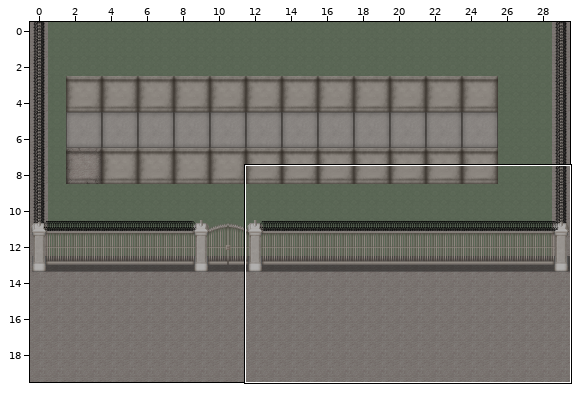
Tiled map -- assets/sk.tmx. The picture above shows the old version from afar; the outline marks the close-up.
Close-up. Old version:
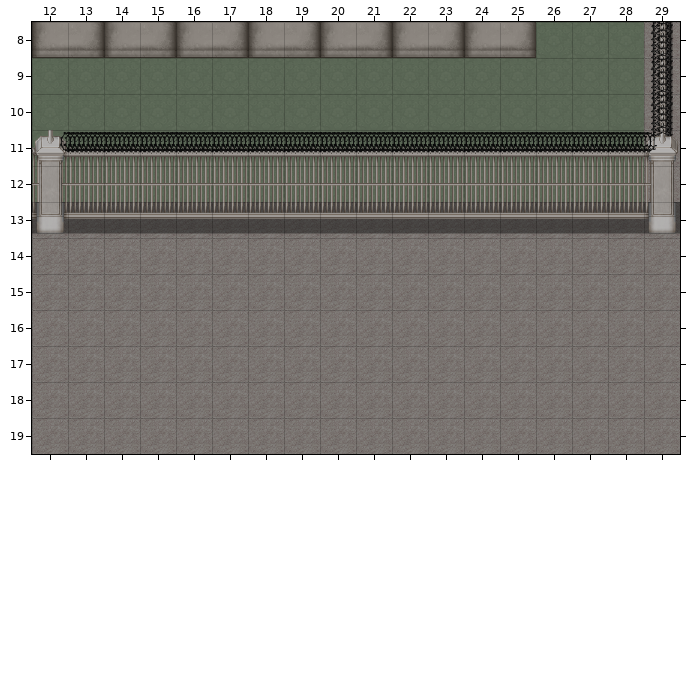
Cells are 48x48 px. Shown: x 12..29, y 8..19. The commit also changed other parts of the map, which this record leaves out.
The result:
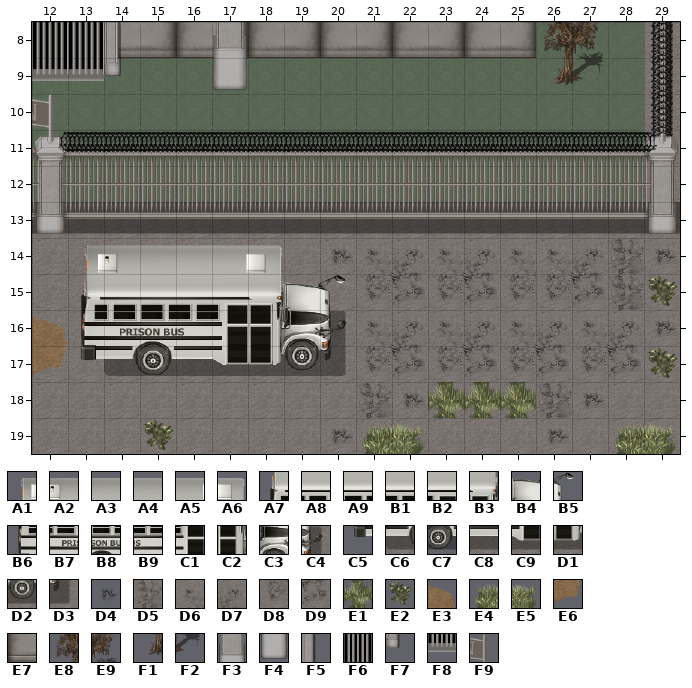
Key: from "!$CLEAN_LIGHT_Prison_Bus": A1 328, A2 329, A3 330, A4 331, A5 332, A6 333, A7 352, A8 353, A9 354, B1 355, B2 356, B3 357, B4 358, B5 359, B6 376, B7 377, B8 378, B9 379, C1 380, C2 381, C3 382, C4 383, C5 400, C6 401, C7 402, C8 403, C9 404, D1 405, D2 406, D3 407; from "Prison_A2_LIGHT": D4 106, D5 107, D6 122, D7 123, D8 138, D9 139, E1 157, E2 158, E3 169, E4 172, E5 173, E6 185; from "Prison_A3_DARK": E7 54; from "Prison_D_GRUNGE_DARK": E8 166, E9 167, F1 182, F2 183; from "Prison_E_CLEAN_DARK": F3 40, F4 56, F5 146, F6 148, F7 162, F8 164, F9 183.
__ is an empty cell, ## one hidden under a higher layer.
Tiles of an added or newly shown layer are drawn over the layers below it.
See-through tiles are keyed as they look on the map.
Diff:
Layer "building":
y 8: x 12 E7 -> ##
Layer "windows" (added):
y 8: x 12..14 __ __ __ -> F6 F6 F5; x 17 __ -> F3; x 26..27 __ __ -> E8 E9
y 9: x 12..14 __ __ __ -> F8 F8 F7; x 17 __ -> F4; x 26..27 __ __ -> F1 F2
y 10: x 12 __ -> F9
Layer "outside":
y 14: x 13..18 __ __ __ __ __ __ -> A1 A2 A3 A4 A5 A6; x 20..29 __ __ __ __ __ __ __ __ __ __ -> D4 D6 D7 D6 D7 D6 D6 D7 D5 D4
y 15: x 13..29 __ __ __ __ __ __ __ __ __ __ __ __ __ __ __ __ __ -> A7 A8 A9 B1 B2 B3 B4 B5 D8 D9 D8 D9 D8 D8 D9 D5 E2
y 16: x 12..29 __ __ __ __ __ __ __ __ __ __ __ __ __ __ __ __ __ __ -> E3 B6 B7 B8 B9 C1 C2 C3 C4 D6 D7 D6 D7 D6 D7 D6 D7 D4
y 17: x 12..29 __ __ __ __ __ __ __ __ __ __ __ __ __ __ __ __ __ __ -> E6 C5 C6 C7 C8 C9 D1 D2 D3 D8 D9 D8 D9 D8 D9 D8 D9 E2
y 18: x 21..27 __ __ __ __ __ __ __ -> D5 D4 E1 E1 E1 D5 D4
y 19: x 15 __ -> E2; x 20..22 __ __ __ -> D4 E4 E5; x 26 __ -> D4; x 28..29 __ __ -> E4 E5
Pixel boxes of the changes (left, top, right, bottom) in both close-ups:
changed: (32, 22, 121, 130)
added: (213, 22, 247, 90)
added: (544, 22, 604, 87)
added: (32, 238, 678, 454)
